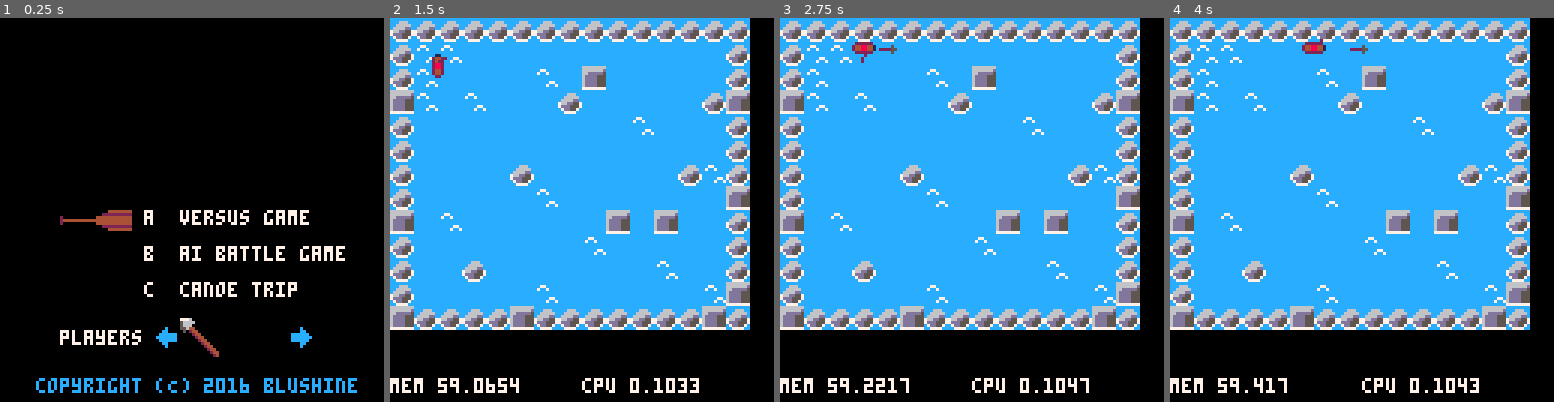
Above: before the commit, frames 1-4 (left to right).
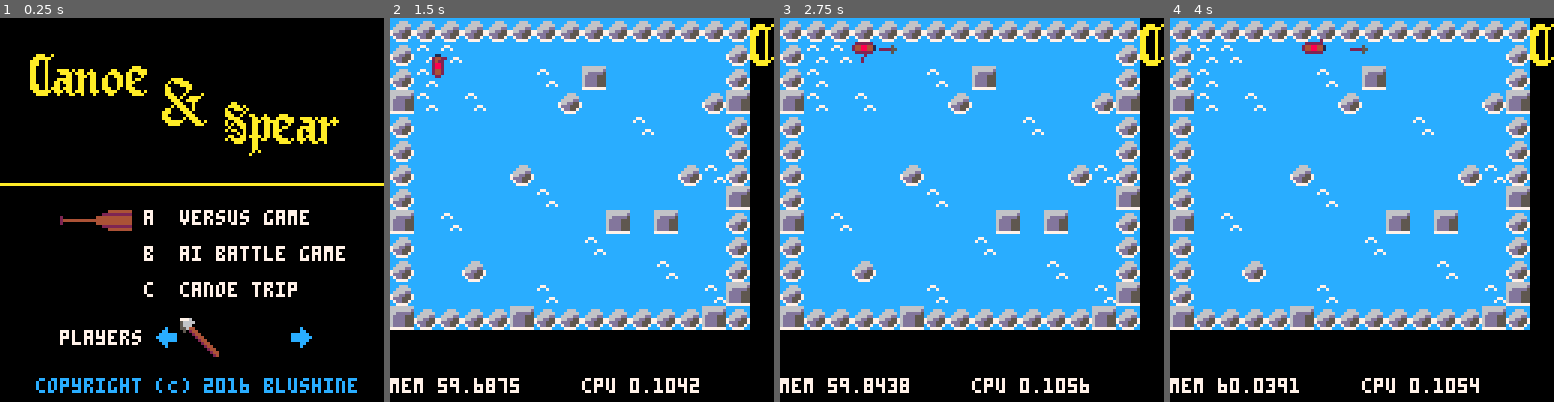
Above: after the commit, the same moments.

Repository: BluShine/CANOE-AND-SPEAR
Game: PICO-8 cartridge canoe-and-spear.p8
Two runs of this game, one before a commit and one after it. Both use one fixed random seed, a clock stepped at 60 frames per second and the inputs below.
Inputs:
- Up to frame 1 (0.25 s): no input
- Up to frame 2 (1.5 s): tap O (Z key) at 0.7 s
- Up to frame 3 (2.75 s): hold Right 1.6-2.1 s; tap O (Z key) at 1.7, 2.1, 2.5 s; hold Up 2.15-2.42 s; hold Right from 2.47 s (still down)
- Up to frame 4 (4 s): tap O (Z key) at 2.9, 3.3, 3.7 s; release Right at 3.03 s; hold Left 3.08-3.58 s; hold Down 3.63-3.97 s

The runs differ from the first frame. In frame 1, 3.8% of the frame differs, in the area x 0-100%, y 9-44%; in frame 2, 0.5%; in frame 3, 0.5%; in frame 4, 0.6%.

Commit message:
Title screen art
Added an actual title to the title screen.

Diff:
--- a/canoe-and-spear.p8
+++ b/canoe-and-spear.p8
@@ -507,6 +507,13 @@
 
 function draw_title()
  cls()
+ --title
+ map(15, 0, 10, 10, 5, 2)
+ map(20, 0, 54, 20, 2, 2)
+ map(22, 0, 75, 26, 5, 2)
+ spr(72, 83, 31)
+ spr(88, 83, 39)
+ line(0, 55, 200, 55, 10)
  -- game modes
  print("a  versus game", 48, 64, 7)
  print("b  ai battle game", 48, 76, 7)
@@ -567,22 +574,22 @@
 0000000088888888eeeeeeee00000000000000000000000000000000000000000000000000000000000000000000000000000000000000000000000000000000
 0000000088888888eeeeeeee00000000000000000000000000000000000000000000000000000000000000000000000000000000000000000000000000000000
 0000000088888888eeeeeeee00000000000000000000000000000000000000000000000000000000000000000000000000000000000000000000000000000000
-00000000000000000000000000000000000000000000000000000000000000000000000000000000000000000000000000000000000000000000000000000000
-00000000000000000000000000000000000000000000000000000000000000000000000000000000000000000000000000000000000000000000000000000000
-00000000000000000000000000000000000000000000000000000000000000000000000000000000000000000000000000000000000000000000000000000000
-00000000000000000000000000000000000000000000000000000000000000000000000000000000000000000000000000000000000000000000000000000000
-00000000000000000000000000000000000000000000000000000000000000000000000000000000000000000000000000000000000000000000000000000000
-00000000000000000000000000000000000000000000000000000000000000000000000000000000000000000000000000000000000000000000000000000000
-00000000000000000000000000000000000000000000000000000000000000000000000000000000000000000000000000000000000000000000000000000000
-00000000000000000000000000000000000000000000000000000000000000000000000000000000000000000000000000000000000000000000000000000000
-00000000000000000000000000000000000000000000000000000000000000000000000000000000000000000000000000000000000000000000000000000000
-00000000000000000000000000000000000000000000000000000000000000000000000000000000000000000000000000000000000000000000000000000000
-00000000000000000000000000000000000000000000000000000000000000000000000000000000000000000000000000000000000000000000000000000000
-00000000000000000000000000000000000000000000000000000000000000000000000000000000000000000000000000000000000000000000000000000000
-00000000000000000000000000000000000000000000000000000000000000000000000000000000000000000000000000000000000000000000000000000000
-00000000000000000000000000000000000000000000000000000000000000000000000000000000000000000000000000000000000000000000000000000000
-00000000000000000000000000000000000000000000000000000000000000000000000000000000000000000000000000000000000000000000000000000000
-00000000000000000000000000000000000000000000000000000000000000000000000000000000000000000000000000000000000000000000000000000000
+0000000000000000000000000000000000000000000aaaa000000000000000000000000000000000000000000000000000000000000000000000000000000000
+000000000000000000000000000000000000000000a0aaaaa000000000000000aa000a0000000000000000000000000000000000000000000000000000000000
+00aaa00a000000000000000000000000000000000a0000aaaa00000000aa00000aa0aaa000000000000000000000000000000000000000000000000000000000
+0aaaaaa0000000000000000000000000000000000aa00000aa0000000aaaa0a00aaa0aaa00000000000000000000000000000000000000000000000000000000
+aaa00a00000000000000000000000000000000000aa00000a0000000a00aaa0a0aa00aa000000000000000000000000000000000000000000000000000000000
+aaa00a00000000000000000000000000000000000aaa000a00000a00aa0000a00aa00aa000000000000000000000000000000000000000000000000000000000
+aa000a0000000000000000000000000000aaa00000aaa0a00aaaa000aaa00a000aa00aa000000000000000000000000000000000000000000000000000000000
+aa000a000aaaa0a0aa00a000000aa0000aaaaaa0000aaa00aaaa00000aaaa0000aa00aa000000000000000000000000000000000000000000000000000000000
+aa000a0000aaaa0aaa0aaa0000aaaa00aa00aaa00000aaa000a00000a00aaa00aaaa0aa0aa0aaa00000000000000000000000000000000000000000000000000
+aa000a000000aa00aaa0aa000a00aaa0aa000a00000a0aaa00a00000a0a0aaa00aa0aa00aaa0a000000000000000000000000000000000000000000000000000
+aa000a000aaaaa00aa00aa00aa000aa0aa0aa0000aa000aaa0a000000a000aa00aa00000aa000000000000000000000000000000000000000000000000000000
+aa000a00aa0aaa00aa00aa00aa000aa0aaa00000aaa0000aaa000000a0aa00a00aa00000aa000000000000000000000000000000000000000000000000000000
+aaa00a00aa00aa00aa00aa00aa000aa0aa000000aa000000aaa000000000a0a00aa00000aa000000000000000000000000000000000000000000000000000000
+aaa00a0aaa0aaa00aa00aa00aaa00a00aaa00000aaa0000a0aaa00000aa00aa00a0a0000aa000000000000000000000000000000000000000000000000000000
+0aaaaaa0aaa0aa0aaa00aaa00aaaa0000aaaa0a00aaaaaa000aaa0a0a0aaaaa0a0000000aa000000000000000000000000000000000000000000000000000000
+00aaaa000a000aa00a000a0000aa000000aaaa0000aaaa00000aaa00000aaa00000000000a000000000000000000000000000000000000000000000000000000
 00000000000000000000000000000000000000000000000000000000000000000000000000000000000000000000000000000000000000000000000000000000
 00000000000000000000000000000000000000000000000000000000000000000000000000000000000000000000000000000000000000000000000000000000
 00000000000000000000000000000000000000000000000000000000000000000000000000000000000000000000000000000000000000000000000000000000
@@ -667,8 +674,8 @@
 0002020200000000000000000000000000000000000000000000000000000000000000000000000000000000000000000000000000000000000000000000000000000000000000000000000000000000000000000000000000000000000000000000000000000000000000000000000000000000000000000000000000000000
 0000000000000000000000000000000000000000000000000000000000000000000000000000000000000000000000000000000000000000000000000000000000000000000000000000000000000000000000000000000000000000000000000000000000000000000000000000000000000000000000000000000000000000
 __map__
-0202020202020202020202020202020000000000000000000000000000000000000000000000000000000000000000000000000000000000000000000000000000000000000000000000000000000000000000000000000000000000000000000000000000000000000000000000000000000000000000000000000000000000
-0205050404040404040404040404020000000000000000000000000000000000000000000000000000000000000000000000000000000000000000000000000000000000000000000000000000000000000000000000000000000000000000000000000000000000000000000000000000000000000000000000000000000000
+0202020202020202020202020202024041424344454647004441420000000000000000000000000000000000000000000000000000000000000000000000000000000000000000000000000000000000000000000000000000000000000000000000000000000000000000000000000000000000000000000000000000000000
+0205050404040404040404040404025051525354555657005451590000000000000000000000000000000000000000000000000000000000000000000000000000000000000000000000000000000000000000000000000000000000000000000000000000000000000000000000000000000000000000000000000000000000
 0205040404040504030404040404020000000000000000000000000000000000000000000000000000000000000000000000000000000000000000000000000000000000000000000000000000000000000000000000000000000000000000000000000000000000000000000000000000000000000000000000000000000000
 0305040504040402040404040402030000000000000000000000000000000000000000000000000000000000000000000000000000000000000000000000000000000000000000000000000000000000000000000000000000000000000000000000000000000000000000000000000000000000000000000000000000000000
 0204040404040404040405040404020000000000000000000000000000000000000000000000000000000000000000000000000000000000000000000000000000000000000000000000000000000000000000000000000000000000000000000000000000000000000000000000000000000000000000000000000000000000
